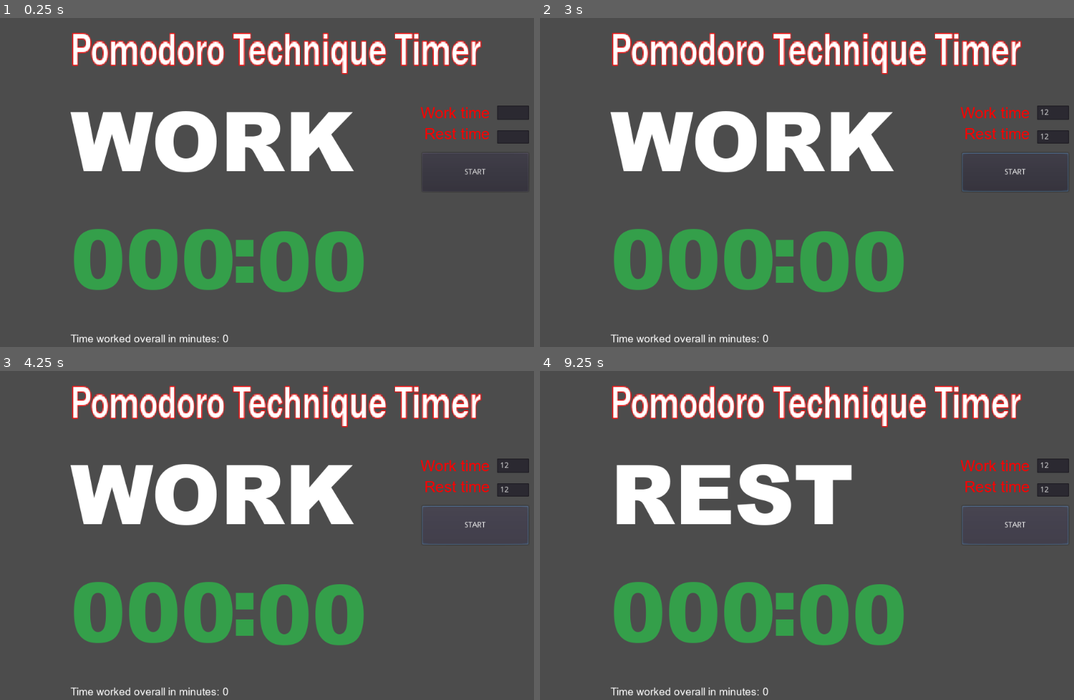
Above: before the commit, frames 1-4 (two rows, left to right).
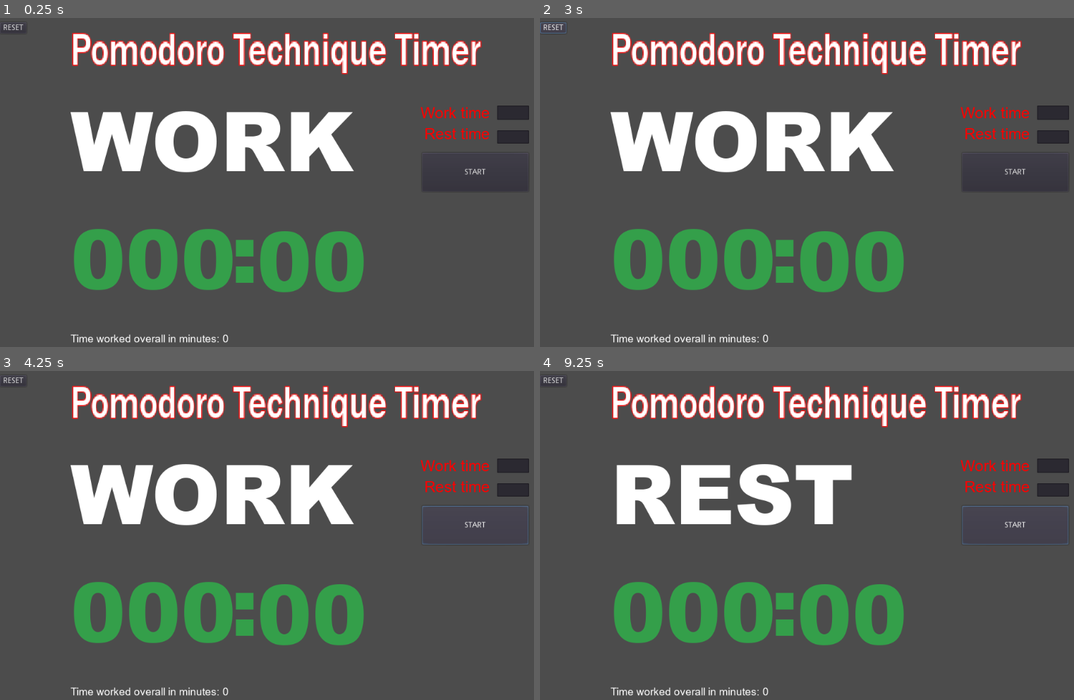
Above: after the commit, the same moments.

Repository: frumsrekovni/pomodoro_technique_timer
Game: Godot game, scene res://Pomodoro_Technique_Timer_Interface.tscn
Same seed, same stepped clock (60 frames per second), same inputs: the game is played once before the commit and once after it.
Inputs (mouse positions are in pixels of both pictures, inside the frame that each line leads up to):
- Up to frame 1 (0.25 s): no input
- Up to frame 2 (3 s): click (1052, 113) at 0.52 s; type "12" at 0.6 s; click (1052, 136) at 0.75 s; type "12" at 0.83 s; click "START" at 1.25 s; click "START" at 2 s; click (550, 27) at 2.75 s, where only the run after the commit has a clickable "RESET"
- Up to frame 3 (4.25 s): click "START" at 3.5 s
- Up to frame 4 (9.25 s): tap Enter at 4.25, 5.75, 7.25 s; tap Space at 5, 6.5, 8 s

The runs differ from the first frame. In frame 1, less than 0.1% of the frame differs, in the area x 0-5%, y 1-5%; in frame 2, 0.2%, in the area x 0-99%, y 1-53%; in frame 3, less than 0.1%; in frame 4, less than 0.1%.

Commit message:
added an executable file and reset button

Diff:
--- a/Pomodoro_Technique_Timer_Interface.gd
+++ b/Pomodoro_Technique_Timer_Interface.gd
@@ -19,8 +19,6 @@
 
 # Called when the node enters the scene tree for the first time.
 func _ready() -> void:
-	work_time.set_wait_time(0)
-	break_time.set_wait_time(0)
 	save_file.open("total_time_studied",File.READ)
 	total_work_time_overall = int(save_file.get_as_text())
 	save_file.close()
@@ -29,7 +27,6 @@
 # Called every frame. 'delta' is the elapsed time since the previous frame.
 func _process(delta: float) -> void:
 	save_file.open("total_time_studied",File.READ)
-	#print((int(save_file.get_as_text())/1000)/60)
 	$total_time_overall_value.text = str((int(save_file.get_as_text()) / 1000)/60)
 	save_file.close()
 	if(time_to_work):
@@ -48,7 +45,6 @@
 			time_to_work = false
 			time_for_break = true
 			break_time.set_wait_time(rest_time_minutes_in_seconds)
-			#break_time.set_wait_time(5)
 			total_work_time_overall += total_work_time_this_session
 			save_file.open("total_time_studied",File.WRITE)
 			save_file.store_line(to_json(total_work_time_overall))
@@ -64,7 +60,6 @@
 			time_to_work = true
 			time_for_break = false
 			work_time.set_wait_time(work_time_minutes_in_seconds)
-			#work_time.set_wait_time(5)
 			$beep.play()
 			work_time.start()
 			time_start = OS.get_ticks_msec()
@@ -112,3 +107,22 @@
 
 func _on_break_time_input_buffer_text_changed(new_text: String) -> void:
 	$break_time_label.bbcode_text = ("[color=red]"+$break_time_label.text+"[/color]")
+
+
+func _on_Reset_pressed() -> void:
+	total_work_time_overall = 0
+	total_work_time_this_session = 0
+	time_to_work = false
+	time_for_break = false
+	work_time_minutes_in_seconds= 0
+	rest_time_minutes_in_seconds= 0
+
+	main_timer_in_minutes = 0
+	$main_timer_displayer_seconds.text = str("%02d"%(int(main_timer_in_minutes)%60))
+	$main_timer_displayer.text = str("%03d"%main_timer_in_minutes)
+	$break_time_input_buffer.clear()
+	$work_time_input_buffer.clear()
+
+	save_file.open("total_time_studied",File.WRITE)
+	save_file.store_line(to_json(total_work_time_overall))
+	save_file.close()
--- a/Pomodoro_Technique_Timer_Interface.tscn
+++ b/Pomodoro_Technique_Timer_Interface.tscn
@@ -44,6 +44,20 @@
 margin_right = 200.216
 margin_bottom = -6.00003
 text = "START"
+__meta__ = {
+"_edit_use_anchors_": false
+}
+
+[node name="Reset" type="Button" parent="."]
+anchor_right = 0.066
+anchor_bottom = 0.133
+margin_top = 8.0
+margin_right = -35.584
+margin_bottom = -51.8
+text = "RESET"
+__meta__ = {
+"_edit_use_anchors_": false
+}
 
 [node name="Break_timer" type="Timer" parent="."]
 
@@ -118,20 +132,6 @@
 "_edit_use_anchors_": false
 }
 
-[node name="current_status" type="RichTextLabel" parent="."]
-margin_left = 128.0
-margin_top = 112.0
-margin_right = 721.0
-margin_bottom = 330.0
-custom_fonts/normal_font = SubResource( 4 )
-text = "WORK"
-__meta__ = {
-"_edit_use_anchors_": false
-}
-
-[node name="beep" type="AudioStreamPlayer" parent="."]
-stream = ExtResource( 5 )
-
 [node name="main_timer_displayer_seconds" type="RichTextLabel" parent="."]
 margin_left = 466.0
 margin_top = 330.0
@@ -144,6 +144,20 @@
 "_edit_use_anchors_": false
 }
 
+[node name="current_status" type="RichTextLabel" parent="."]
+margin_left = 128.0
+margin_top = 112.0
+margin_right = 721.0
+margin_bottom = 330.0
+custom_fonts/normal_font = SubResource( 4 )
+text = "WORK"
+__meta__ = {
+"_edit_use_anchors_": false
+}
+
+[node name="beep" type="AudioStreamPlayer" parent="."]
+stream = ExtResource( 5 )
+
 [node name="colon" type="RichTextLabel" parent="."]
 margin_left = 419.0
 margin_top = 315.0
@@ -178,6 +192,7 @@
 }
 
 [connection signal="pressed" from="Button" to="." method="_on_Button_pressed"]
+[connection signal="pressed" from="Reset" to="." method="_on_Reset_pressed"]
 [connection signal="timeout" from="Break_timer" to="." method="_on_Break_timer_timeout"]
 [connection signal="timeout" from="Work_timer" to="." method="_on_Work_timer_timeout"]
 [connection signal="text_changed" from="work_time_input_buffer" to="." method="_on_work_time_input_buffer_text_changed"]
Not shown, added: export_presets.cfg
Binary file added: pomodoro timer.ico
Not shown, added: Pomodoro Technique Timer.exe
Not shown, added: Pomodoro Technique Timer.pck
Not shown, changed: total_time_studied
